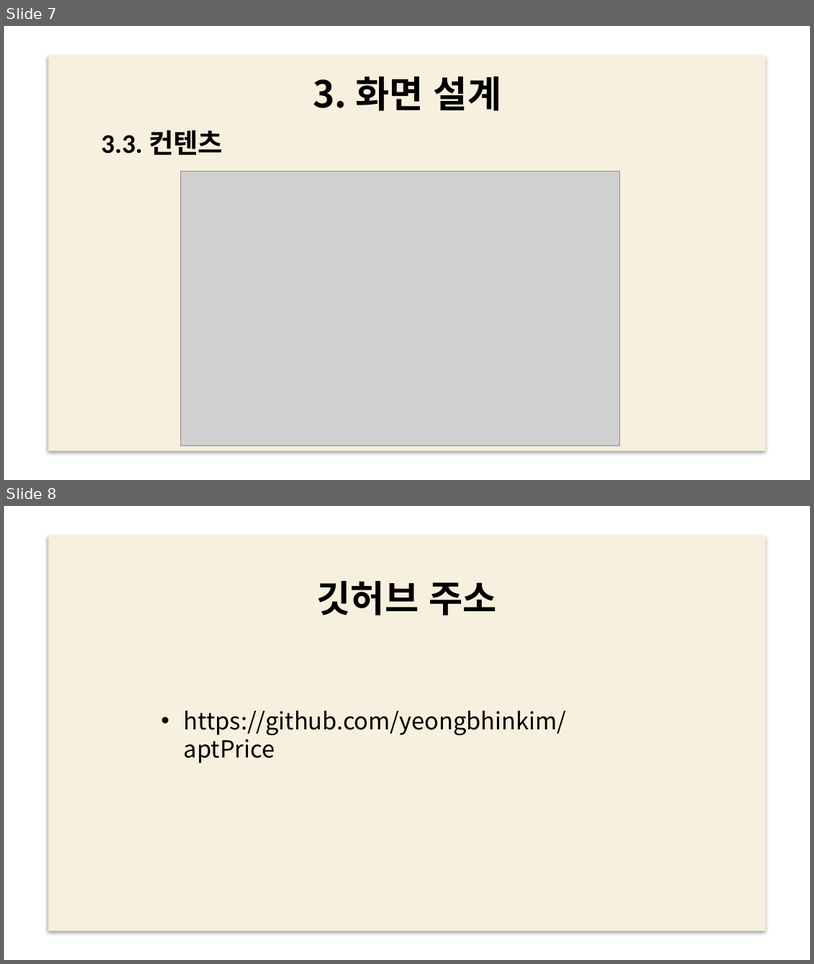
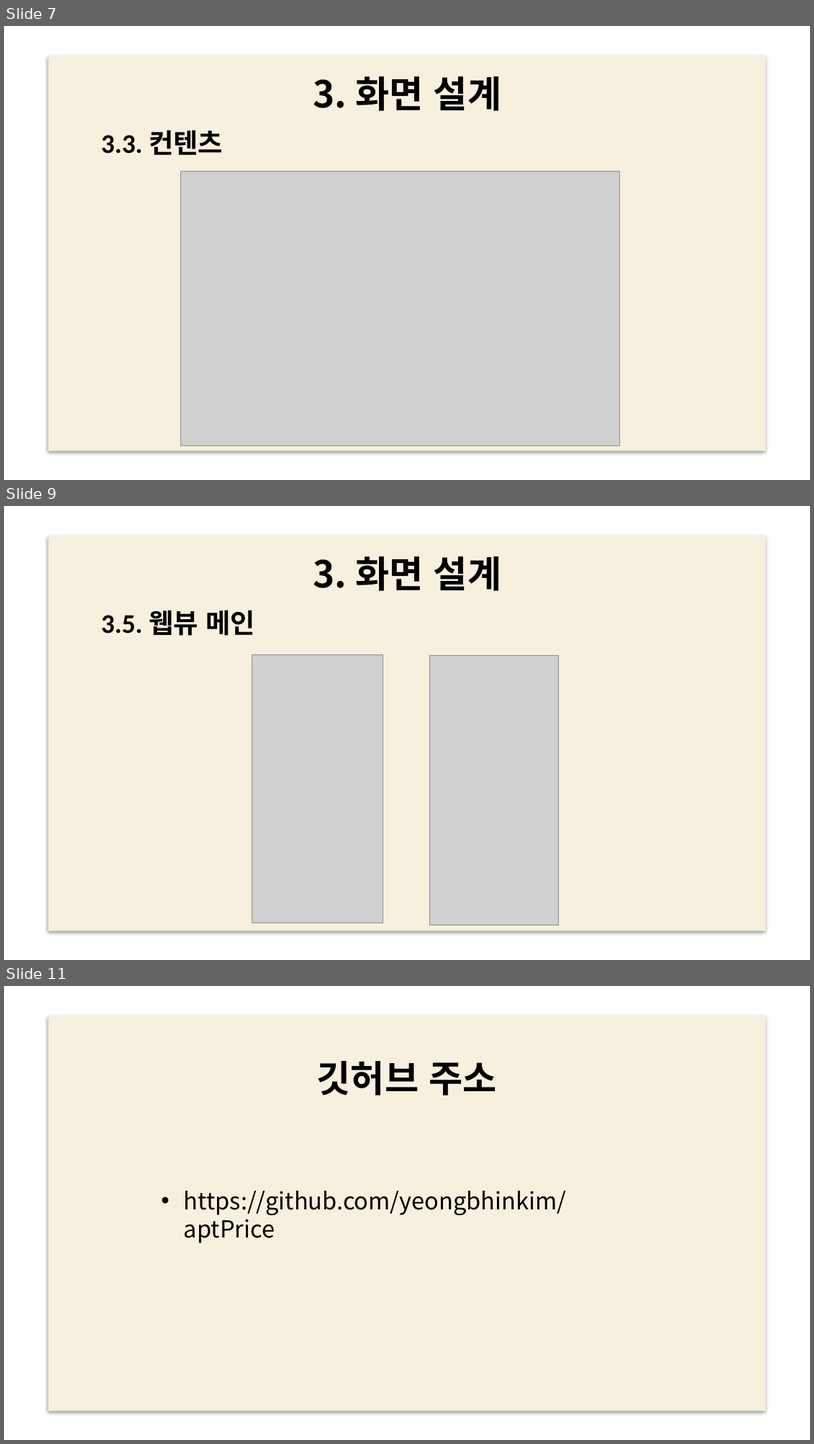
Before and after one commit to yeongbhinkim/aptPrice, a slide deck: aptSurfer.pptx. Shown one above the other, each under a label of ours: slides 7 and 8 before the commit, slides 7, 9 and 11 after it; the slides between them are not shown. The pictures are 814x964 and 814x1444 pixels, drawn with LibreOffice and Linux fonts; fonts in the diff are those of the drawing; grey boxes stand for pictures; background and template pictures are left out. Boxes give left, top, right and bottom in pixels: in the first picture for what was removed or moved away, otherwise in the second. Text is boxed around its words. In the diff, an @@ line names an element or a change of style, - is before the commit and + after.

```diff
--- a/aptSurfer.pptx
+++ b/aptSurfer.pptx
@@ slide 9 added at box(4, 506, 810, 960), background picture (left out); not listed: 1 template element that a slide beside it also shows @@
@@ title added at box(313, 556, 502, 591), 44 pt, text #000000, bold @@
+3. 화면 설계
@@ title added at box(101, 610, 255, 636), 32 pt, text #000000, bold @@
+3.5. 웹뷰 메인
@@ picture added at box(252, 655, 383, 922) @@
@@ picture added at box(430, 655, 558, 924) @@
@@ what was slide 8 is now slide 11 @@
```
Also in this commit, not shown: 1 slide changed, 2 other slides added, 7 other files.
